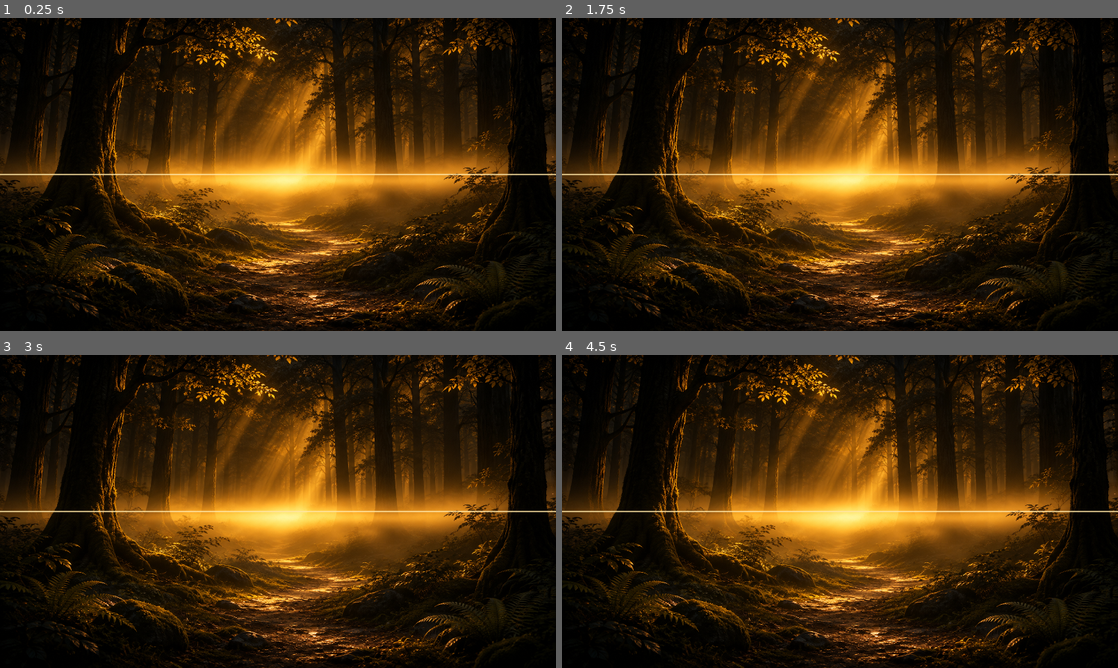
Above: before the commit, frames 1-4 (two rows, left to right).
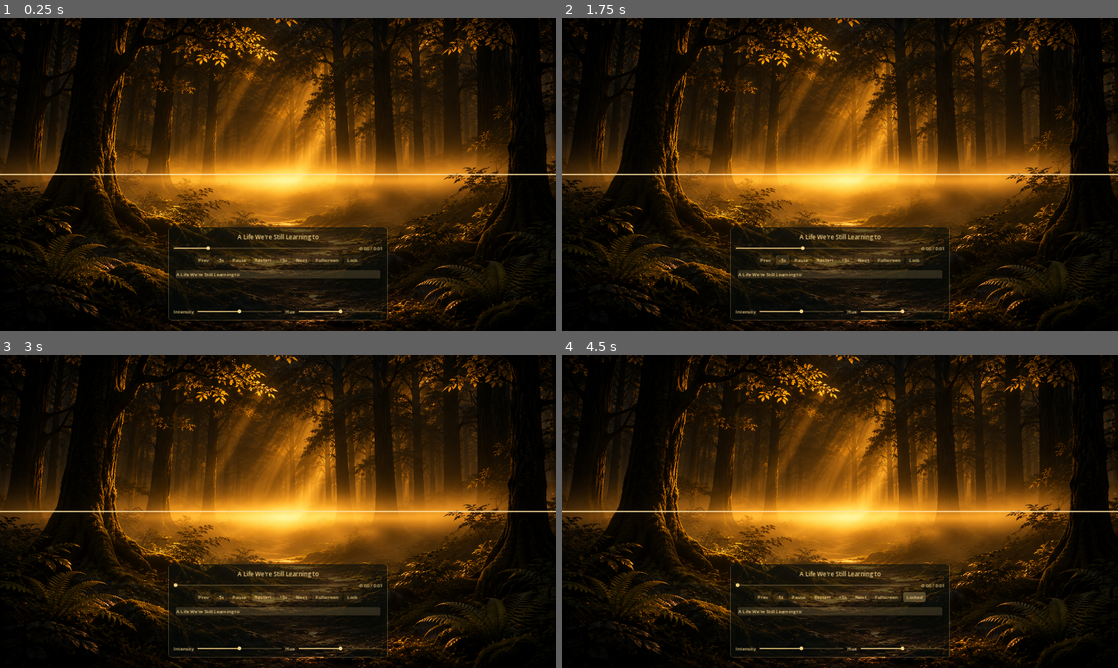
Above: after the commit, the same moments.

Repository: crosenlund79/ALifeWereStillLearningToLive
Game: Godot game, scene res://main.tscn
The game is run twice, just before and just after one commit, with the same random seed, the same clock (stepped at 60 frames per second) and the same inputs. Sound files missing from this copy of the repository are replaced by a short silence.
Inputs (mouse positions are in pixels of both pictures, inside the frame that each line leads up to):
- Up to frame 1 (0.25 s): no input
- Up to frame 2 (1.75 s): click (767, 259) at 0.5 s, where only the run after the commit has a clickable "Prev"; click (784, 259) at 1.25 s, where only the run after the commit has a clickable "-5s"
- Up to frame 3 (3 s): click (239, 596) at 2 s, where only the run after the commit has a clickable "Pause"; click (261, 596) at 2.75 s, where only the run after the commit has a clickable "Restart"
- Up to frame 4 (4.5 s): click (845, 596) at 3.5 s, where only the run after the commit has a clickable "+5s"; click (912, 596) at 4.25 s, where only the run after the commit has a clickable "Lock"

The runs differ from the first frame. In frame 1, 6.8% of the frame differs, in the area x 30-70%, y 66-97%; in frame 2, 6.8%; in frame 3, 6.8%; in frame 4, 6.9%.

Commit message:
Add music folder playlist, fading control panel, intensity and hue controls
- Load MP3/OGG/WAV tracks from res://music (works in editor and exports)
- Playlist, prev/next, auto-advance, seek bar and playback buttons
- Panel fades after 4s idle, restores on input, lock toggle keeps it visible
- Waveform intensity slider and restrained gold/amber/copper hue variation

Co-Authored-By: Claude Opus 5.5 <noreply@anthropic.com>
Claude-Session: https://claude.ai/code/session_01HoR6KEZPJXpwziMvcNPpsD

Diff:
--- a/main.tscn
+++ b/main.tscn
@@ -1,9 +1,9 @@
 [gd_scene load_steps=5 format=3]
 
 [ext_resource type="Texture2D" path="res://DeepForest.png" id="1"]
-[ext_resource type="AudioStream" path="res://A Life We're Still Learning to.mp3" id="2"]
-[ext_resource type="Script" path="res://waveform.gd" id="3"]
-[ext_resource type="Script" path="res://music.gd" id="4"]
+[ext_resource type="Script" path="res://waveform.gd" id="2"]
+[ext_resource type="Script" path="res://music.gd" id="3"]
+[ext_resource type="Script" path="res://ui.gd" id="4"]
 
 [node name="Main" type="Control"]
 layout_mode = 3
@@ -32,9 +32,17 @@
 grow_horizontal = 2
 grow_vertical = 2
 mouse_filter = 2
+script = ExtResource("2")
+
+[node name="Music" type="AudioStreamPlayer" parent="."]
 script = ExtResource("3")
 
-[node name="Music" type="AudioStreamPlayer" parent="."]
-stream = ExtResource("2")
-autoplay = true
+[node name="UI" type="Control" parent="."]
+layout_mode = 1
+anchors_preset = 15
+anchor_right = 1.0
+anchor_bottom = 1.0
+grow_horizontal = 2
+grow_vertical = 2
+mouse_filter = 2
 script = ExtResource("4")
--- a/music.gd
+++ b/music.gd
@@ -1,8 +1,14 @@
 extends AudioStreamPlayer
 
+signal track_changed(index: int)
+
+const MUSIC_DIR := "res://music"
+const EXTENSIONS := ["mp3", "ogg", "wav"]
 const SEEK_STEP := 5.0
 const RESTART_DELAY := 2.0
 
+var tracks: Array[String] = []
+var current := 0
 var restart_timer := Timer.new()
 
 
@@ -10,35 +16,73 @@
 	restart_timer.one_shot = true
 	restart_timer.timeout.connect(func(): play(0.0))
 	add_child(restart_timer)
+	finished.connect(next_track)
+
+	for file in DirAccess.get_files_at(MUSIC_DIR):
+		# Exported builds only list "track.mp3.import", not the original file.
+		var track := file.trim_suffix(".import").trim_suffix(".remap")
+		if track.get_extension().to_lower() in EXTENSIONS and track not in tracks:
+			tracks.append(track)
+	tracks.sort()
+	play_track(0)
 
 
 func _unhandled_input(event: InputEvent) -> void:
 	if not (event is InputEventKey and event.pressed):
 		return
-	match event.keycode:
-		KEY_F:
-			if not event.echo:
-				var fs := DisplayServer.window_get_mode() == DisplayServer.WINDOW_MODE_FULLSCREEN
-				DisplayServer.window_set_mode(DisplayServer.WINDOW_MODE_WINDOWED if fs else DisplayServer.WINDOW_MODE_FULLSCREEN)
-		KEY_ENTER, KEY_KP_ENTER:
-			if not event.echo:
-				stop()
-				stream_paused = false
-				restart_timer.start(RESTART_DELAY)
-	# Playback keys wait while a restart is pending.
-	if not restart_timer.is_stopped():
+	if event.echo and event.keycode not in [KEY_LEFT, KEY_RIGHT]:
 		return
 	match event.keycode:
-		KEY_SPACE:
-			if not event.echo:
-				stream_paused = not stream_paused
-		KEY_RIGHT:
-			_seek_to(get_playback_position() + SEEK_STEP)
-		KEY_LEFT:
-			_seek_to(get_playback_position() - SEEK_STEP)
+		KEY_SPACE: toggle_pause()
+		KEY_ENTER, KEY_KP_ENTER: restart()
+		KEY_RIGHT: seek_by(SEEK_STEP)
+		KEY_LEFT: seek_by(-SEEK_STEP)
+		KEY_F: toggle_fullscreen()
 
 
-func _seek_to(pos: float) -> void:
+func play_track(index: int) -> void:
+	if tracks.is_empty():
+		return
+	restart_timer.stop()
+	current = wrapi(index, 0, tracks.size())
+	stream = load(MUSIC_DIR.path_join(tracks[current]))
+	play()
+	stream_paused = false
+	track_changed.emit(current)
+
+
+func next_track() -> void:
+	play_track(current + 1)
+
+
+func previous_track() -> void:
+	play_track(current - 1)
+
+
+func toggle_pause() -> void:
+	if restart_timer.is_stopped():
+		stream_paused = not stream_paused
+
+
+func restart() -> void:
+	stop()
+	stream_paused = false
+	restart_timer.start(RESTART_DELAY)
+
+
+func seek_by(offset: float) -> void:
+	seek_to(get_playback_position() + offset)
+
+
+func seek_to(pos: float) -> void:
+	# Seeking waits while a restart is pending.
+	if stream == null or not restart_timer.is_stopped():
+		return
 	var was_paused := stream_paused
 	play(clampf(pos, 0.0, stream.get_length()))
 	stream_paused = was_paused
+
+
+func toggle_fullscreen() -> void:
+	var fs := DisplayServer.window_get_mode() == DisplayServer.WINDOW_MODE_FULLSCREEN
+	DisplayServer.window_set_mode(DisplayServer.WINDOW_MODE_WINDOWED if fs else DisplayServer.WINDOW_MODE_FULLSCREEN)
--- /dev/null
+++ b/ui.gd
@@ -0,0 +1,234 @@
+extends Control
+
+const GOLD := Color(0.96, 0.82, 0.52)
+const IDLE_TIME := 4.0
+const FADE_TIME := 0.8
+
+@onready var music = $"../Music"
+@onready var waveform = $"../Waveform"
+
+var panel := PanelContainer.new()
+var title := Label.new()
+var time_label := Label.new()
+var seek_bar := HSlider.new()
+var playlist := ItemList.new()
+var play_button: Button
+var lock_button: Button
+var idle := 0.0
+var seeking := false
+
+
+func _ready() -> void:
+	theme = _make_theme()
+
+	var column := VBoxContainer.new()
+	column.set_anchors_and_offsets_preset(PRESET_FULL_RECT)
+	column.alignment = BoxContainer.ALIGNMENT_END
+	column.mouse_filter = MOUSE_FILTER_IGNORE
+	add_child(column)
+	panel.custom_minimum_size.x = 660
+	panel.size_flags_horizontal = SIZE_SHRINK_CENTER
+	column.add_child(panel)
+	var bottom_gap := Control.new()
+	bottom_gap.custom_minimum_size.y = 28
+	bottom_gap.mouse_filter = MOUSE_FILTER_IGNORE
+	column.add_child(bottom_gap)
+
+	var box := VBoxContainer.new()
+	box.add_theme_constant_override("separation", 10)
+	panel.add_child(box)
+
+	title.horizontal_alignment = HORIZONTAL_ALIGNMENT_CENTER
+	title.text_overrun_behavior = TextServer.OVERRUN_TRIM_ELLIPSIS
+	title.add_theme_font_size_override("font_size", 18)
+	box.add_child(title)
+
+	var seek_row := HBoxContainer.new()
+	seek_row.add_theme_constant_override("separation", 12)
+	box.add_child(seek_row)
+	seek_bar.size_flags_horizontal = SIZE_EXPAND_FILL
+	seek_bar.size_flags_vertical = SIZE_SHRINK_CENTER
+	seek_bar.step = 0.1
+	seek_bar.focus_mode = FOCUS_NONE
+	seek_bar.drag_started.connect(_on_seek_started)
+	seek_bar.drag_ended.connect(_on_seek_ended)
+	seek_row.add_child(seek_bar)
+	time_label.custom_minimum_size.x = 90
+	time_label.horizontal_alignment = HORIZONTAL_ALIGNMENT_RIGHT
+	seek_row.add_child(time_label)
+
+	var buttons := HBoxContainer.new()
+	buttons.alignment = BoxContainer.ALIGNMENT_CENTER
+	buttons.add_theme_constant_override("separation", 6)
+	box.add_child(buttons)
+	_button(buttons, "Prev", music.previous_track)
+	_button(buttons, "-5s", music.seek_by.bind(-music.SEEK_STEP))
+	play_button = _button(buttons, "Pause", music.toggle_pause)
+	_button(buttons, "Restart", music.restart)
+	_button(buttons, "+5s", music.seek_by.bind(music.SEEK_STEP))
+	_button(buttons, "Next", music.next_track)
+	_button(buttons, "Fullscreen", music.toggle_fullscreen)
+	lock_button = _button(buttons, "Lock", _on_lock)
+	lock_button.toggle_mode = true
+
+	playlist.custom_minimum_size.y = 110
+	playlist.focus_mode = FOCUS_NONE
+	for track in music.tracks:
+		playlist.add_item(track.get_basename())
+	playlist.item_clicked.connect(_on_playlist_clicked)
+	box.add_child(playlist)
+
+	var effects := HBoxContainer.new()
+	effects.add_theme_constant_override("separation", 12)
+	box.add_child(effects)
+	_slider(effects, "Intensity", 50.0, func(v: float): waveform.intensity_scale = v / 50.0)
+	_slider(effects, "Hue", 50.0, func(v: float): waveform.hue_sensitivity = v / 100.0)
+
+	music.track_changed.connect(_on_track_changed)
+	_on_track_changed(music.current)
+
+
+func _input(event: InputEvent) -> void:
+	if event is InputEventMouse or (event is InputEventKey and event.pressed):
+		idle = 0.0
+		panel.modulate.a = 1.0
+		panel.visible = true
+
+
+func _process(delta: float) -> void:
+	idle += delta
+	var target := 1.0 if lock_button.button_pressed or idle < IDLE_TIME else 0.0
+	panel.modulate.a = move_toward(panel.modulate.a, target, delta / FADE_TIME)
+	panel.visible = panel.modulate.a > 0.0
+	if not panel.visible:
+		return
+	var length: float = music.stream.get_length() if music.stream else 0.0
+	seek_bar.max_value = maxf(length, 0.1)
+	if not seeking:
+		seek_bar.value = music.get_playback_position()
+	time_label.text = "%s / %s" % [_time(seek_bar.value), _time(length)]
+	play_button.text = "Play" if music.stream_paused else "Pause"
+
+
+func _on_track_changed(index: int) -> void:
+	if music.tracks.is_empty():
+		title.text = "No tracks in music/"
+		return
+	title.text = music.tracks[index].get_basename()
+	playlist.select(index)
+	playlist.ensure_current_is_visible()
+
+
+func _on_playlist_clicked(index: int, _pos: Vector2, button: int) -> void:
+	if button == MOUSE_BUTTON_LEFT:
+		music.play_track(index)
+
+
+func _on_seek_started() -> void:
+	seeking = true
+
+
+func _on_seek_ended(_changed: bool) -> void:
+	seeking = false
+	music.seek_to(seek_bar.value)
+
+
+func _on_lock() -> void:
+	lock_button.text = "Locked" if lock_button.button_pressed else "Lock"
+
+
+func _button(parent: Control, text: String, action: Callable) -> Button:
+	var b := Button.new()
+	b.text = text
+	b.focus_mode = FOCUS_NONE  # Keep Space/Enter/arrows for the keyboard controls.
+	b.pressed.connect(action)
+	parent.add_child(b)
+	return b
+
+
+func _slider(parent: Control, text: String, value: float, on_change: Callable) -> void:
+	var label := Label.new()
+	label.text = text
+	parent.add_child(label)
+	var s := HSlider.new()
+	s.size_flags_horizontal = SIZE_EXPAND_FILL
+	s.size_flags_vertical = SIZE_SHRINK_CENTER
+	s.focus_mode = FOCUS_NONE
+	s.value = value
+	s.value_changed.connect(on_change)
+	parent.add_child(s)
+
+
+func _time(seconds: float) -> String:
+	return "%d:%02d" % [int(seconds) / 60, int(seconds) % 60]
+
+
+func _make_theme() -> Theme:
+	var th := Theme.new()
+	th.default_font_size = 14
+
+	var bg := StyleBoxFlat.new()
+	bg.bg_color = Color(0.03, 0.05, 0.04, 0.62)
+	bg.border_color = Color(GOLD, 0.22)
+	bg.set_border_width_all(1)
+	bg.set_corner_radius_all(10)
+	bg.set_content_margin_all(16)
+	th.set_stylebox("panel", "PanelContainer", bg)
+
+	for state in ["normal", "hover", "pressed", "hover_pressed", "disabled"]:
+		var sb := StyleBoxFlat.new()
+		sb.bg_color = Color(GOLD, {"normal": 0.06, "hover": 0.14, "pressed": 0.24, "hover_pressed": 0.28, "disabled": 0.03}[state])
+		sb.set_corner_radius_all(6)
+		sb.content_margin_left = 10
+		sb.content_margin_right = 10
+		sb.content_margin_top = 4
+		sb.content_margin_bottom = 4
+		th.set_stylebox(state, "Button", sb)
+	th.set_stylebox("focus", "Button", StyleBoxEmpty.new())
+	for c in ["font_color", "font_hover_color", "font_pressed_color", "font_hover_pressed_color", "font_focus_color"]:
+		th.set_color(c, "Button", GOLD)
+
+	th.set_color("font_color", "Label", GOLD)
+
+	var track := StyleBoxFlat.new()
+	track.bg_color = Color(GOLD, 0.18)
+	track.set_corner_radius_all(2)
+	track.content_margin_top = 2
+	track.content_margin_bottom = 2
+	var fill := track.duplicate()
+	fill.bg_color = Color(GOLD, 0.65)
+	th.set_stylebox("slider", "HSlider", track)
+	th.set_stylebox("grabber_area", "HSlider", fill)
+	th.set_stylebox("grabber_area_highlight", "HSlider", fill)
+	th.set_icon("grabber", "HSlider", _dot(6, GOLD))
+	th.set_icon("grabber_highlight", "HSlider", _dot(7, GOLD))
+
+	var list_bg := StyleBoxFlat.new()
+	list_bg.bg_color = Color(0, 0, 0, 0.18)
+	list_bg.set_corner_radius_all(6)
+	list_bg.set_content_margin_all(6)
+	var selected := StyleBoxFlat.new()
+	selected.bg_color = Color(GOLD, 0.16)
+	selected.set_corner_radius_all(4)
+	var hovered := selected.duplicate()
+	hovered.bg_color = Color(GOLD, 0.08)
+	th.set_stylebox("panel", "ItemList", list_bg)
+	th.set_stylebox("focus", "ItemList", StyleBoxEmpty.new())
+	th.set_stylebox("selected", "ItemList", selected)
+	th.set_stylebox("selected_focus", "ItemList", selected)
+	th.set_stylebox("hovered", "ItemList", hovered)
+	th.set_stylebox("cursor", "ItemList", StyleBoxEmpty.new())
+	th.set_stylebox("cursor_unfocused", "ItemList", StyleBoxEmpty.new())
+	th.set_color("font_color", "ItemList", Color(GOLD, 0.7))
+	th.set_color("font_hovered_color", "ItemList", GOLD)
+	th.set_color("font_selected_color", "ItemList", GOLD)
+	return th
+
+
+func _dot(radius: int, color: Color) -> ImageTexture:
+	var img := Image.create(radius * 2, radius * 2, false, Image.FORMAT_RGBA8)
+	for x in radius * 2:
+		for y in radius * 2:
+			var d := Vector2(x + 0.5 - radius, y + 0.5 - radius).length()
+			img.set_pixel(x, y, Color(color, clampf(radius - d, 0.0, 1.0)))
+	return ImageTexture.create_from_image(img)
--- a/waveform.gd
+++ b/waveform.gd
@@ -3,11 +3,21 @@
 const POINTS := 160
 const MIN_HZ := 40.0
 const MAX_HZ := 8000.0
+const COPPER := Color(0.80, 0.50, 0.32)
+const AMBER := Color(1.0, 0.68, 0.32)
 const GOLD := Color(1.0, 0.82, 0.45)
+
+## 1.0 is the original look; set from the Intensity slider (0–100% maps to 0–2).
+var intensity_scale := 1.0
+## 0 keeps pure gold; 1 allows the full gold–amber–copper range.
+var hue_sensitivity := 0.5
 
 var spectrum: AudioEffectSpectrumAnalyzerInstance
 var levels := PackedFloat32Array()
+var band := PackedInt32Array()  # 0 = low, 1 = vocal range, 2 = high
 var intensity := 0.0
+var vocal_avg := 0.33
+var tone := 1.0
 var t := 0.0
 
 
@@ -15,26 +25,39 @@
 	AudioServer.add_bus_effect(0, AudioEffectSpectrumAnalyzer.new())
 	spectrum = AudioServer.get_bus_effect_instance(0, AudioServer.get_bus_effect_count(0) - 1)
 	levels.resize(POINTS)
+	band.resize(POINTS)
+	for i in POINTS:
+		var hz := MIN_HZ * pow(MAX_HZ / MIN_HZ, float(i) / POINTS)
+		band[i] = 0 if hz < 250.0 else (1 if hz < 3000.0 else 2)
 
 
 func _process(delta: float) -> void:
 	t += delta
-	var total := 0.0
+	var sums := [0.0, 0.0, 0.0]
 	for i in POINTS:
 		var a := MIN_HZ * pow(MAX_HZ / MIN_HZ, float(i) / POINTS)
 		var b := MIN_HZ * pow(MAX_HZ / MIN_HZ, float(i + 1) / POINTS)
 		var db := linear_to_db(spectrum.get_magnitude_for_frequency_range(a, b).length())
 		var v := clampf((db + 70.0) / 60.0, 0.0, 1.0)
 		levels[i] = lerpf(levels[i], v, 1.0 - exp(-delta * 4.0))
-		total += levels[i]
+		sums[band[i]] += levels[i]
+	var total: float = sums[0] + sums[1] + sums[2]
 	intensity = lerpf(intensity, total / POINTS, 1.0 - exp(-delta * 2.0))
+
+	# Hue drifts toward gold when the vocal range rises above its recent average,
+	# and toward amber/copper when lower or higher instruments dominate.
+	if total > 1.0:
+		var vocal_share: float = sums[1] / total
+		vocal_avg = lerpf(vocal_avg, vocal_share, 1.0 - exp(-delta * 0.15))
+		var target := 1.0 - hue_sensitivity * clampf(0.5 - (vocal_share - vocal_avg) * 6.0, 0.0, 1.0)
+		tone = lerpf(tone, target, 1.0 - exp(-delta * 1.0))
 	queue_redraw()
 
 
 func _draw() -> void:
 	var w := size.x
 	var cy := size.y * 0.5
-	var amp := size.y * 0.06
+	var amp := size.y * 0.06 * intensity_scale
 	var line := PackedVector2Array()
 	line.resize(POINTS)
 	for i in POINTS:
@@ -45,8 +68,9 @@
 		var y := sin(p * TAU * 3.0 + t * 0.8) * l * amp * envelope
 		line[i] = Vector2(p * w, cy + y)
 
-	var glow := 0.06 + intensity * 0.25
-	draw_polyline(line, Color(GOLD, glow * 0.35), 14.0, true)
-	draw_polyline(line, Color(GOLD, glow * 0.6), 7.0, true)
-	draw_polyline(line, Color(GOLD, glow), 3.5, true)
-	draw_polyline(line, Color(1.0, 0.9, 0.65, 0.95), 1.5, true)
+	var col: Color = COPPER.lerp(AMBER, tone * 2.0) if tone < 0.5 else AMBER.lerp(GOLD, tone * 2.0 - 1.0)
+	var glow := (0.06 + intensity * 0.25) * intensity_scale
+	draw_polyline(line, Color(col, glow * 0.35), 14.0, true)
+	draw_polyline(line, Color(col, glow * 0.6), 7.0, true)
+	draw_polyline(line, Color(col, glow), 3.5, true)
+	draw_polyline(line, Color(col.lightened(0.35), 0.95), 1.5, true)
Not shown, added: DeepForest.png.import
Not shown, added: music/A Life We're Still Learning to.mp3.import
Not shown, added: music/A Life We're Still Learning to.mp3
